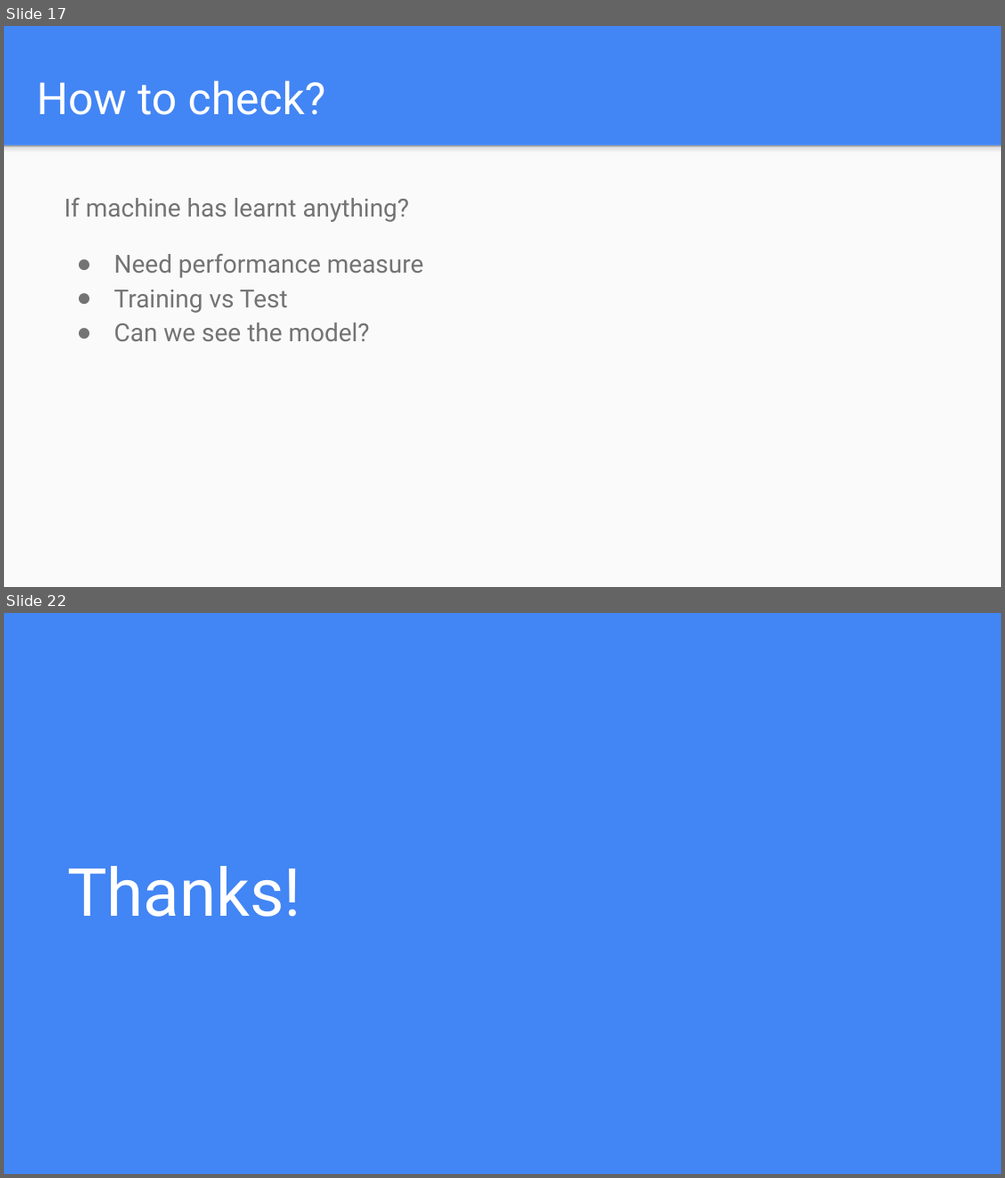
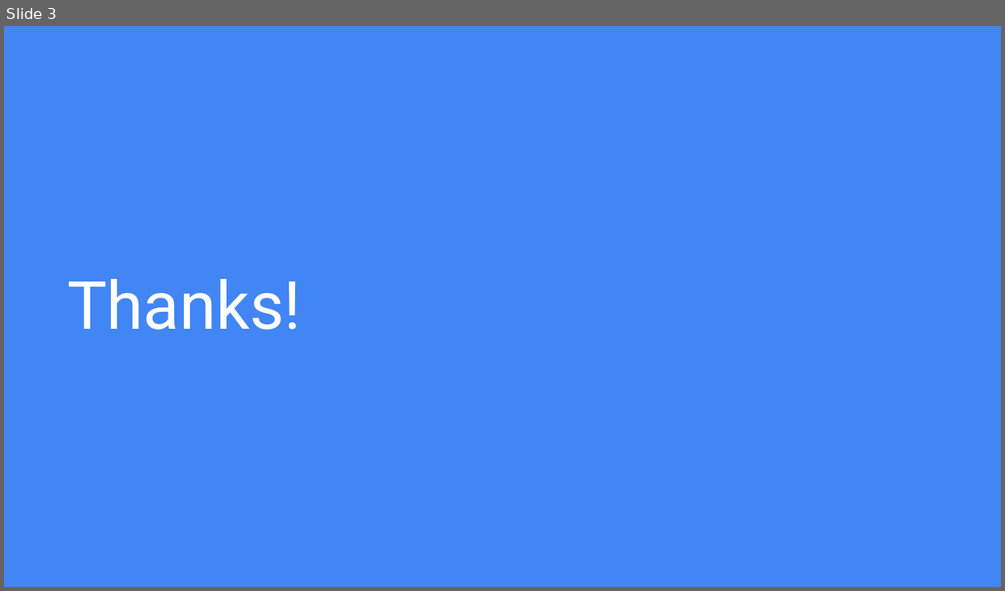
Before and after one commit to yantraguru/ml_course_2019, a slide deck: week 02/Week 02_Recap.pptx. Shown one above the other, each under a label of ours: slides 17 and 22 before the commit, slide 3 after it; the slides between them are not shown. The pictures are 1005x1178 and 1005x591 pixels, drawn with LibreOffice and Linux fonts; fonts in the diff are those of the drawing. Boxes give left, top, right and bottom in pixels: in the first picture for what was removed or moved away, otherwise in the second. Text is boxed around its words. In the diff, an @@ line names an element or a change of style, - is before the commit and + after.

```diff
--- a/week 02/Week 02_Recap.pptx
+++ b/week 02/Week 02_Recap.pptx
@@ slide 17 removed at [4,26,1001,587], background #4285F4 @@
@@ title removed at [37,80,326,115] @@
-How to check?
@@ rectangle removed at [4,145,1001,587] @@
@@ rectangle removed at [4,145,1001,158] @@
@@ text removed at [65,198,423,341] @@
-If machine has learnt anything?
-● Need performance measure
-● Training vs Test
-● Can we see the model?
@@ what was slide 22 is now slide 3 @@
```
Also in this commit, not shown: 1 slide added, 19 other slides removed, 12 other files.
